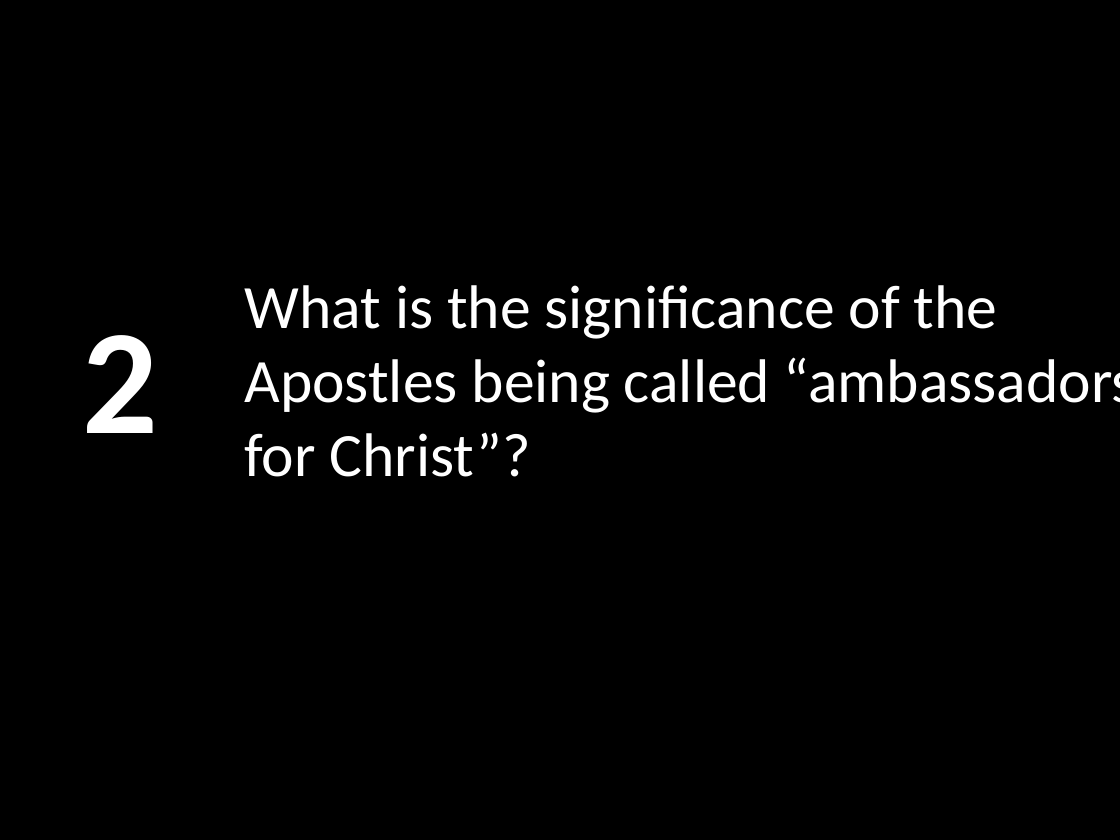
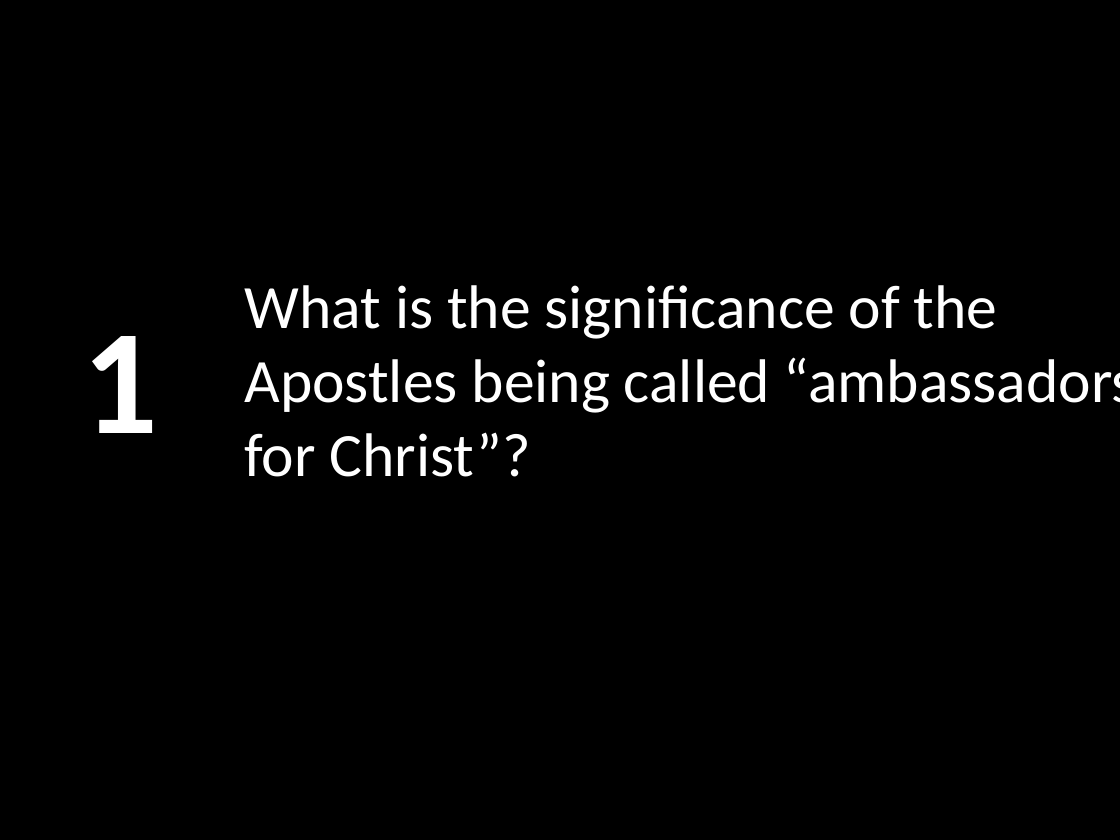
Before and after one commit to LukeMurphey/Ai1L, a slide deck: slide 5 of companion-website/public/files/3. Ambassadors for Christ.pptx. Drawn at 1120x840 pixels with LibreOffice and Linux fonts; fonts in the diff are those of the drawing. Boxes give left, top, right and bottom in pixels: in the first picture for what was removed or moved away, otherwise in the second. Text is boxed around its words. In the diff, an @@ line names an element or a change of style, - is before the commit and + after.

```diff
--- a/companion-website/public/files/3. Ambassadors for Christ.pptx
+++ b/companion-website/public/files/3. Ambassadors for Christ.pptx
@@ text at box(83, 336, 159, 433): text changed @@
-2
+1
```
Also in this commit, not shown: 6 other slides changed.
